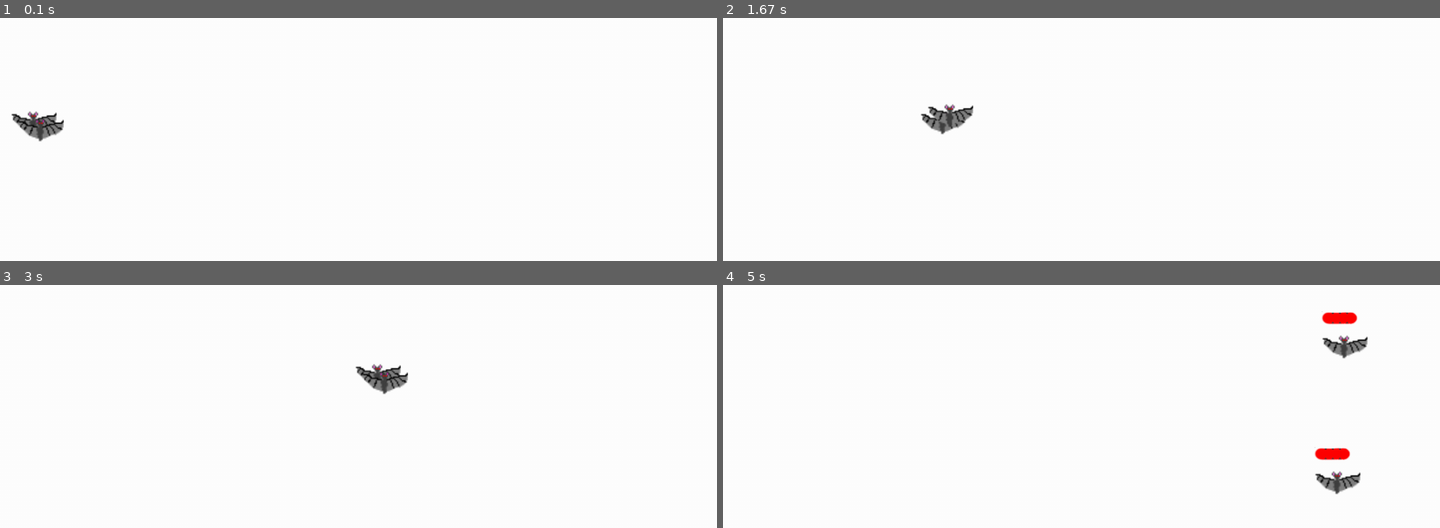
Above: before the commit, frames 1-4 (two rows, left to right).
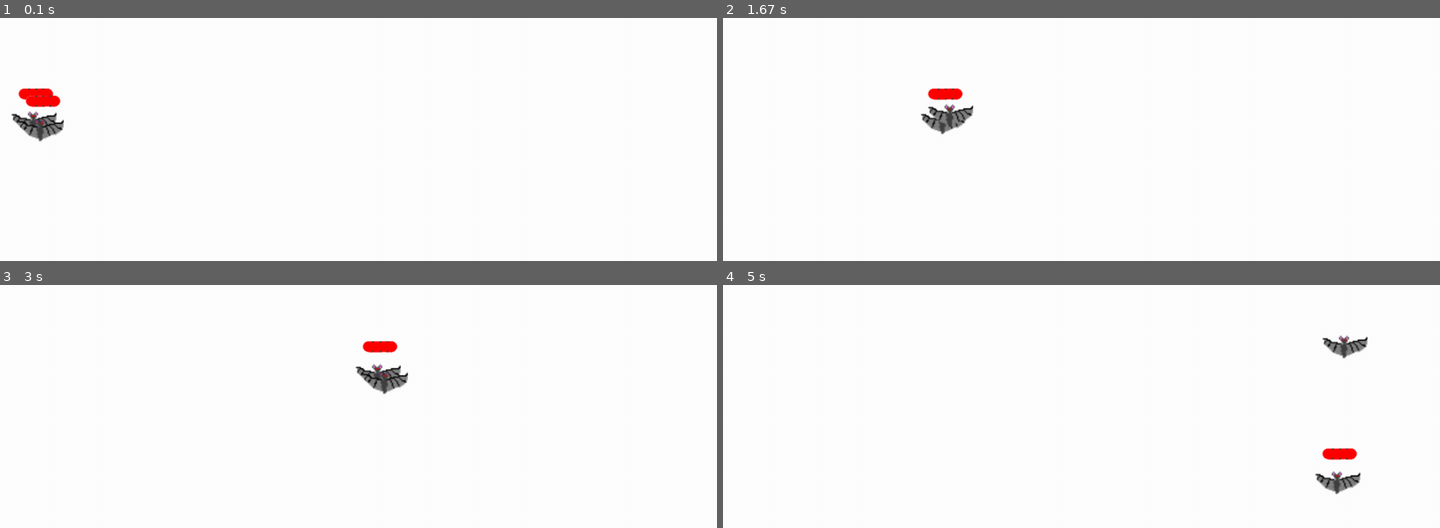
Above: after the commit, the same moments.

Repository: isnPC/Antoine-Leo-Mickael
Game: pygame game, started from Jeu.py
The game is run twice, just before and just after one commit, with the same random seed, the same clock (stepped at 60 frames per second) and the same inputs.
Inputs:
- Up to frame 1 (0.1 s): no input
- Up to frame 2 (1.67 s): tap Space at 0.33, 0.73, 1.03, 1.23, 1.57 s
- Up to frame 3 (3 s): tap Space at 1.87, 2.07, 2.37, 2.63 s
- Up to frame 4 (5 s): no input

The runs differ from the first frame. In frame 1, 0.4% of the frame differs, in the area x 2-9%, y 28-37%; in frame 2, 0.2%; in frame 3, 0.2%; in frame 4, 0.4%.

Commit message:
Add files via upload

Diff:
--- a/Jeu.py
+++ b/Jeu.py
@@ -4,6 +4,7 @@
 
 
 pygame.init()
+
 #----------[Création de la fenêtre]---------#
 
 pygame.display.set_caption("test")
@@ -29,7 +30,21 @@
 def barre2vie(mob):
     """Affiche les pvs du mob au dessus de sa tête"""
     if mob.health == mob.max_health:
-        ecran.blit(bar2vie100, (mob.rect.x, mob.rect.y - 20))
+        ecran.blit(bar2vie100, (mob.rect.x + 10, mob.rect.y - 20))
+    elif mob.health == mob.max_health*0.75:
+        ecran.blit(bar2vie75, (mob.rect.x + 10, mob.rect.y - 20))
+    elif mob.health == mob.max_health*0.5:
+        ecran.blit(bar2vie50, (mob.rect.x + 10, mob.rect.y - 20))
+    elif mob.health == mob.max_health*0.25:
+        ecran.blit(bar2vie25, (mob.rect.x + 10, mob.rect.y - 20))
+    elif mob.health == mob.max_health*0:
+        ecran.blit(bar2vie0, (mob.rect.x + 10, mob.rect.y - 20))
+
+def mort_mob(mob):
+    if mob.health == 0:
+        mob.remove
+
+
 
 #-----[Fond Ecran]-----#
 
@@ -50,6 +65,8 @@
     if vague == 1:
         for monstre in v1:
             ecran.blit(monstre.image, monstre.rect)
+            barre2vie(monstre)
+            mort_mob(monstre)
 
     for event in pygame.event.get():
         #-----[Gestion de la fermeture du jeu]-----#
@@ -58,8 +75,11 @@
             pygame.quit()
             print("jeu fermé")
 
+        if event.type == pygame.KEYDOWN:
+            if event.key == pygame.K_SPACE:
+                monstre.health = monstre.health - 25
+
         #-----[Mouvements Vague 1]-----#
         if event.type == pygame.USEREVENT:
             for monstre in v1:
-                barre2vie(monstre)
                 monstre.mouvements()
Binary file changed: Barre2vie0.png
Binary file changed: Barre2vie100.png
Binary file changed: Barre2vie25.png
Binary file changed: Barre2vie50.png
Binary file changed: Barre2vie75.png
